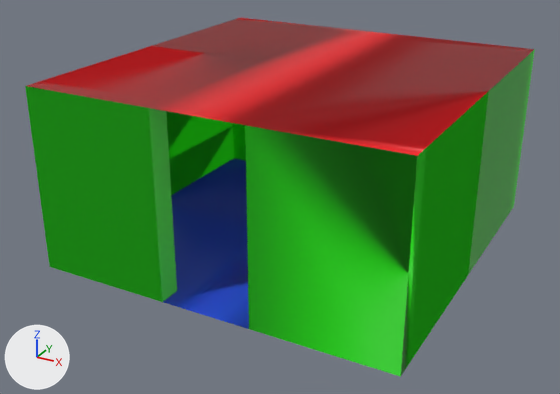
Two versions of the FBX model SferoTestVR/Assets/Art/Models/Rooms/Standard/2x2_Room.fbx, one commit apart.
Rendered twice from a 50 mm lens placed at (39.9, -37.0, 16.2), pointed at (24.5, -9.1, 2.2). The lights are fixed; the arrows at lower left show +X, +Y and +Z. Where no turn or scale is listed for an object, it has been applied to the vertices.

Before the edit, the objects in view are built like this:
```python
me_cube_003 = bpy.data.meshes.new('Cube.003')
me_cube_003.from_pydata(...)  # 40 vertices, 42 faces; spans x -8.0..8.0, y -16.0..0.0, z 0.0..8.0
# faces by material slot: [12, 18, 12]
me_cube_003.materials.append(mat_floor)  # blue #2953e7
me_cube_003.materials.append(mat_wall)  # green #1de700
me_cube_003.materials.append(mat_ceiling)  # red #e7000f
# before: 0 (8.0, 0.0, 0.0) at pixel (513, 206), 1 (8.0, 0.0, 8.0) at pixel (534, 49), 4 (-8.0, 0.0, 0.0), 5 (-8.0, 0.0, 8.0) at pixel (240, 17), 14 (2.0, 0.0, 0.0)
# before: 16 (-2.0, 0.0, 0.0), 17 (-2.0, 0.0, 8.0) at pixel (338, 28), 19 (2.0, 0.0, 8.0) at pixel (411, 36), 21 (8.0, -1.0, 0.0) at pixel (509, 213), 22 (8.0, -1.0, 8.0) at pixel (529, 53)
# before: 24 (-8.0, -1.0, 0.0) at pixel (234, 158), 27 (-8.0, -1.0, 8.0) at pixel (230, 20), 29 (-2.0, -1.0, 8.0) at pixel (330, 31), 33 (2.0, -1.0, 8.0) at pixel (404, 39), 35 (2.0, -1.0, 0.0)
# before: 39 (-2.0, -1.0, 0.0)
# before: 2 (8.0, -16.0, 0.0) at pixel (400, 376), 3 (8.0, -16.0, 8.0) at pixel (417, 155), 6 (-8.0, -16.0, 0.0) at pixel (49, 266), 7 (-8.0, -16.0, 8.0) at pixel (25, 86), 8 (-2.0, -16.0, 0.0) at pixel (162, 302)
# before: 10 (2.0, -16.0, 0.0) at pixel (249, 329), 11 (2.0, -16.0, 8.0) at pixel (245, 125), 13 (-2.0, -16.0, 8.0) at pixel (148, 108), 20 (8.0, -15.0, 0.0) at pixel (410, 361), 23 (8.0, -15.0, 8.0) at pixel (428, 145)
# before: 25 (-8.0, -15.0, 0.0), 26 (-8.0, -15.0, 8.0) at pixel (43, 80), 28 (-2.0, -15.0, 8.0) at pixel (165, 100), 32 (2.0, -15.0, 8.0) at pixel (260, 117), 34 (2.0, -15.0, 0.0)
# before: 38 (-2.0, -15.0, 0.0) at pixel (177, 290)
ob_2x2_room = bpy.data.objects.new('2x2 Room', me_cube_003)
ob_2x2_room.location = (25.0, 0.0, 0.0)
```
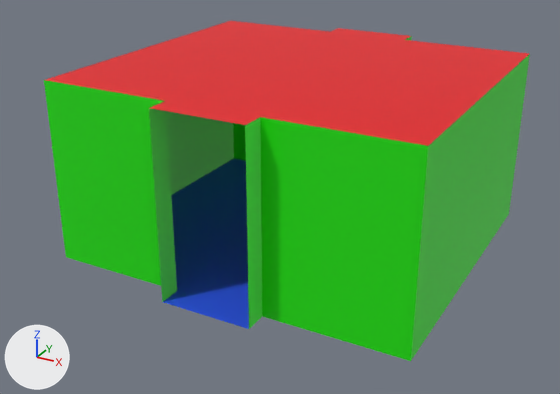
What differs and where, as boxes (x1, y1, x2, y2) in the pictures (560 x 394 px):
'2x2 Room', reshaped: before (25, 18, 535, 377); after (44, 21, 530, 361)
part 1 of me_cube_003, deleted: before (231, 18, 535, 213)
part 2 of me_cube_003, deleted (green): before (25, 80, 428, 377)

The edits, one by one:
me_cube_003 has 40 vertices, 42 faces and spans x -8.0..8.0, y -16.0..0.0, z 0.0..8.0.
me_cube_003 is used by ob_2x2_room; location (25.0, 0.0, 0.0).
Verts and faces of me_cube_003; kept vertices keep their numbers, new ones are numbered from 40.
Part 1, on me_cube_003:
Vertices deleted: 0, 1, 4, 5 (with the faces that use them).
Part 2, on me_cube_003:
Vertices deleted: 2, 3, 6, 7 (with the faces that use them).
